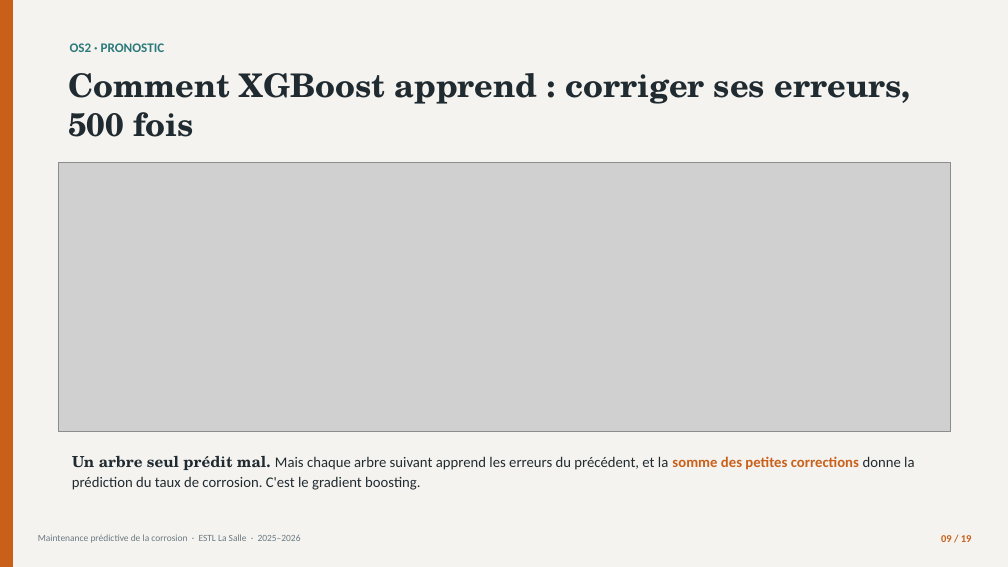
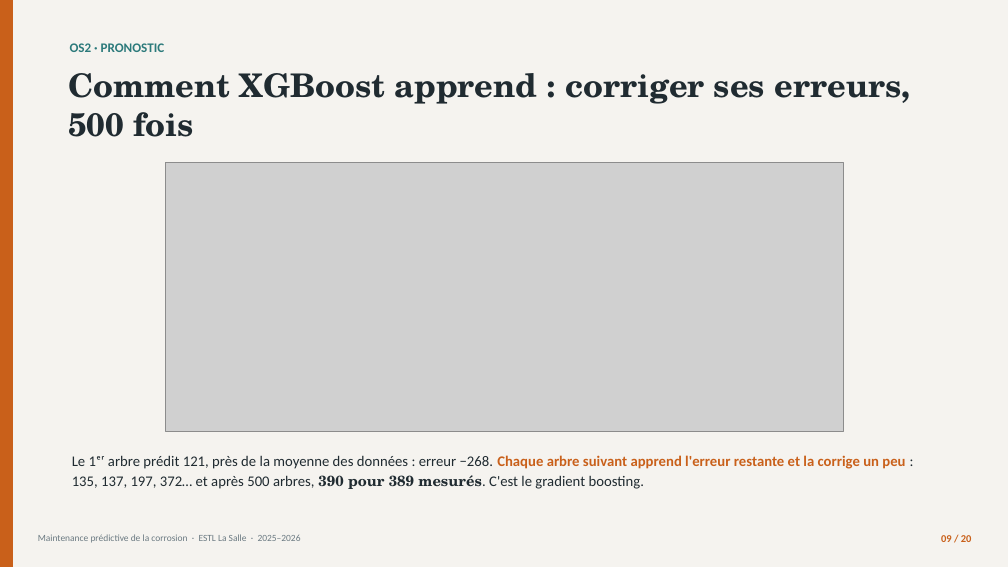
Before and after one commit to londola13/predictive-maintenance-corrosion, a slide deck: slide 9 of soutenance/Soutenance_Corrosion_BATOUMBI.pptx. Drawn at 1008x567 pixels with LibreOffice and Linux fonts; fonts in the diff are those of the drawing; grey boxes stand for pictures. Boxes give left, top, right and bottom in pixels: in the first picture for what was removed or moved away, otherwise in the second. Text is boxed around its words. In the diff, an @@ line names an element or a change of style, - is before the commit and + after.

```diff
--- a/soutenance/Soutenance_Corrosion_BATOUMBI.pptx
+++ b/soutenance/Soutenance_Corrosion_BATOUMBI.pptx
@@ picture: place and size @@
-picture at [58, 163, 951, 431]
+picture at [166, 163, 845, 431]
@@ text at [72, 455, 905, 489]: text changed @@
-Un arbre seul prédit mal. Mais chaque arbre suivant apprend les erreurs du précédent, et la somme des petites corrections donne la prédiction du taux de corrosion. C'est le gradient boosting.
+Le 1ᵉʳ arbre prédit 121, près de la moyenne des données : erreur −268. Chaque arbre suivant apprend l'erreur restante et la corrige un peu : 135, 137, 197, 372… et après 500 arbres, 390 pour 389 mesurés. C'est le gradient boosting.
@@ text at [941, 535, 972, 542]: text changed @@
-09 / 19
+09 / 20
```
Also in this commit, not shown: 16 other slides changed, 1 slide added, 4 other files.
